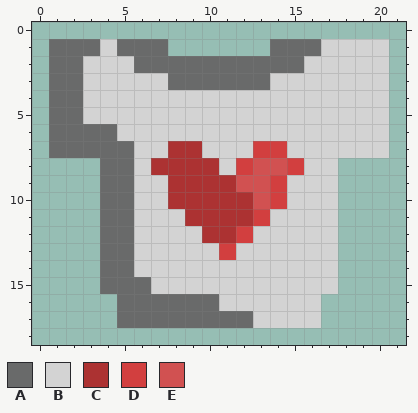
Two states of a pixel-art file, AspriteAssets/Shirt Heart.aseprite. The picture above was drawn from the file before the commit.
22x19 pixels, 1 frame.
Palette (. is transparent): A #696a6a  B #d3d3d3  C #ac3232  D #d23f3f  E #d15151
Pixels before, first column x 1:
 1 AAABAAA......AAABBBB
 2 AABBBAAAAAAAAAABBBBB
 3 AABBBBBAAAAAABBBBBBB
 4 AABBBBBBBBBBBBBBBBBB
 5 AABBBBBBBBBBBBBBBBBB
 6 AAAABBBBBBBBBBBBBBBB
 7 AAAAABBCCBBBDDBBBBBB
 8 ...AABCCCCBDEEDBB...
 9 ...AABBCCCCEEDBBB...
10 ...AABBCCCCCEDBBB...
11 ...AABBBCCCCDBBBB...
12 ...AABBBBCCDBBBBB...
13 ...AABBBBBDBBBBBB...
14 ...AABBBBBBBBBBBB...
15 ...AAABBBBBBBBBBB...
16 ....AAAAAABBBBBB....
17 ....AAAAAAAABBBB....
After the commit:
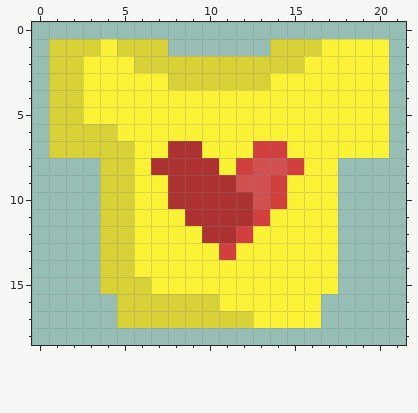
Edits made:
colour A: #696a6a -> #d7d037
colour B: #d3d3d3 -> #fbf236
Boxes around the changes in both pictures, in picture pixels (x1, y1, x2, y2):
changed: (49, 39, 389, 328)
